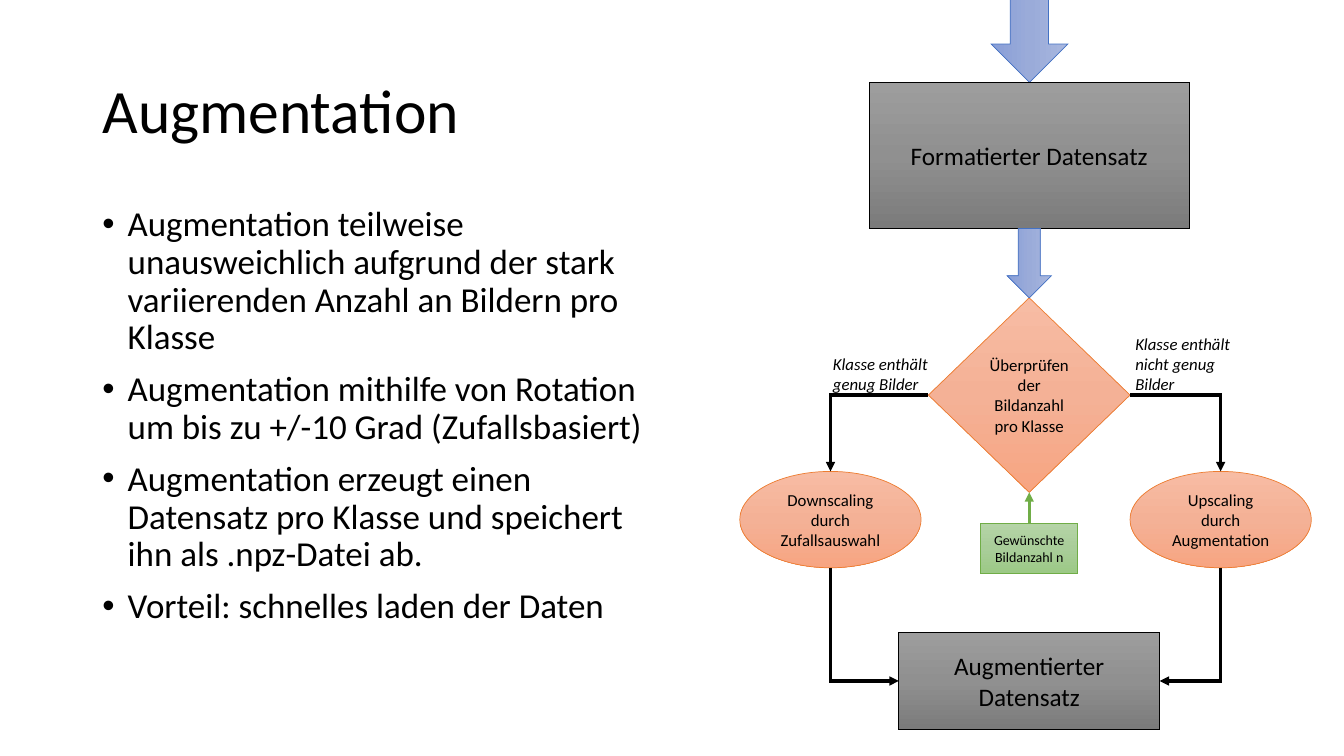
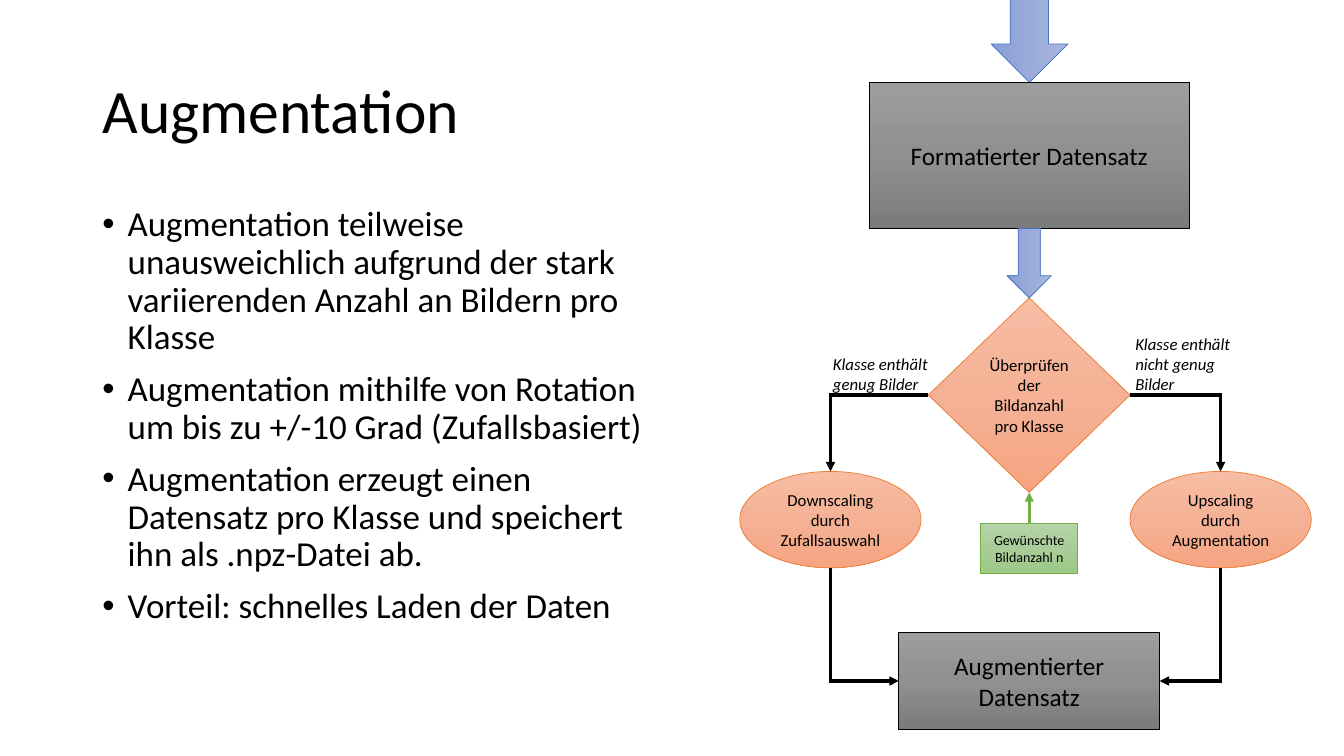
Before and after one commit to ageinpee/ComputerVision, a slide deck: slide 4 of project/Präsentation CV-Prak [Di].pptx. Drawn at 1344x756 pixels with LibreOffice and Linux fonts; fonts in the diff are those of the drawing. Boxes give left, top, right and bottom in pixels: in the first picture for what was removed or moved away, otherwise in the second. Text is boxed around its words. In the diff, an @@ line names an element or a change of style, - is before the commit and + after.

```diff
--- a/project/Präsentation CV-Prak [Di].pptx
+++ b/project/Präsentation CV-Prak [Di].pptx
@@ text at (x1=128, y1=593, x2=611, y2=619): text changed @@
-• Vorteil: schnelles laden der Daten
+• Vorteil: schnelles Laden der Daten
```
Also in this commit, not shown: 6 other slides changed, 3 slides added, 1 slide removed.
